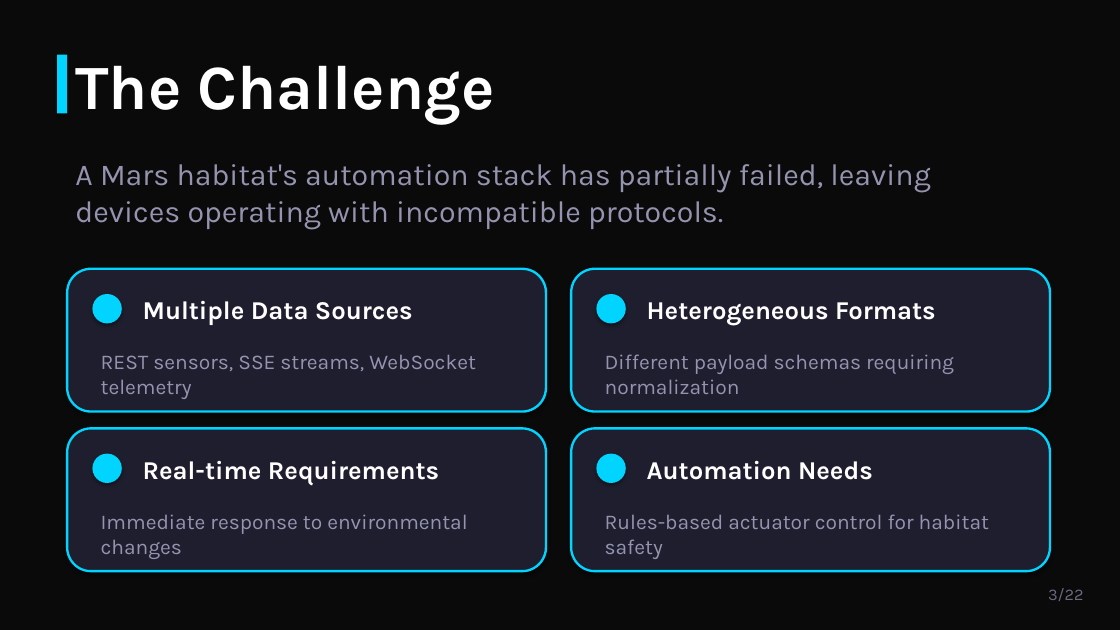
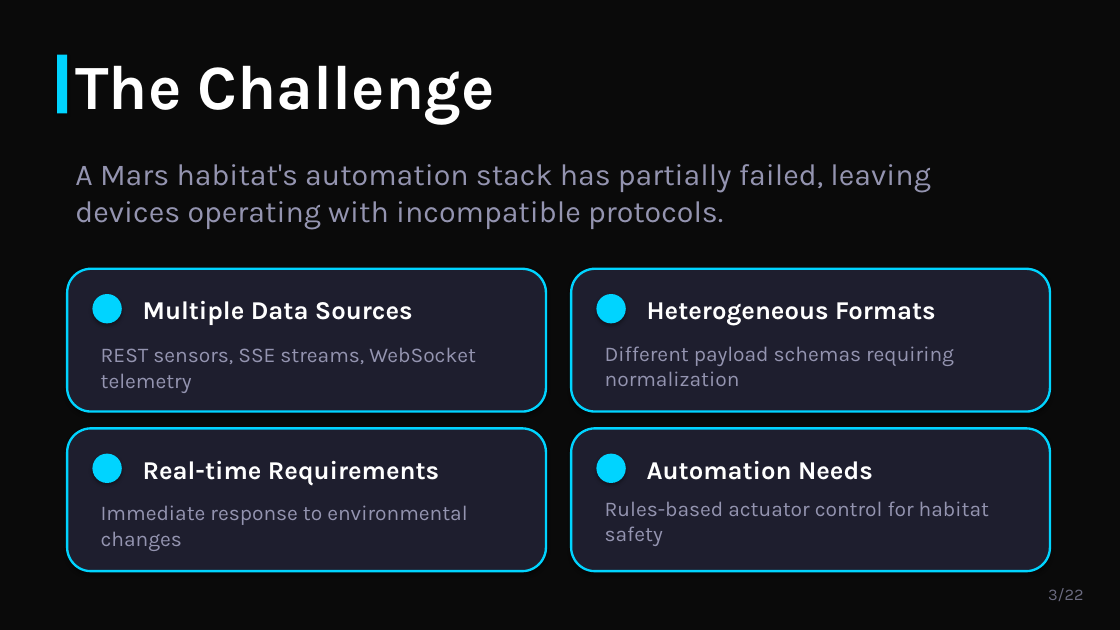
Before and after one commit to paolopagliarini/2063987_WestCompany, a slide deck: slide 3 of booklets/slides/Mars_Habitat_Presentation.pptx. Drawn at 1120x630 pixels with LibreOffice and Linux fonts; fonts in the diff are those of the drawing. Boxes give left, top, right and bottom in pixels: in the first picture for what was removed or moved away, otherwise in the second. Text is boxed around its words. In the diff, an @@ line names an element or a change of style, - is before the commit and + after.

```diff
--- a/booklets/slides/Mars_Habitat_Presentation.pptx
+++ b/booklets/slides/Mars_Habitat_Presentation.pptx
@@ text "REST sensors, SSE streams, WebSocket ...": place and size @@
-text "REST sensors, SSE streams, WebSocket ..." at box(101, 354, 476, 399)
+text "REST sensors, SSE streams, WebSocket ..." at box(101, 347, 476, 393)
@@ text "Different payload schemas requiring normalization": place and size @@
-text "Different payload schemas requiring normalization" at box(605, 354, 954, 394)
+text "Different payload schemas requiring normalization" at box(605, 346, 954, 386)
@@ text "Immediate response to environmental changes": place and size @@
-text "Immediate response to environmental changes" at box(101, 514, 467, 559)
+text "Immediate response to environmental changes" at box(101, 505, 467, 551)
@@ text "Rules-based actuator control for habitat ...": place and size @@
-text "Rules-based actuator control for habitat ..." at box(605, 514, 989, 559)
+text "Rules-based actuator control for habitat ..." at box(605, 501, 989, 546)
```
Also in this commit, not shown: 2 other slides changed, 1 other file.
